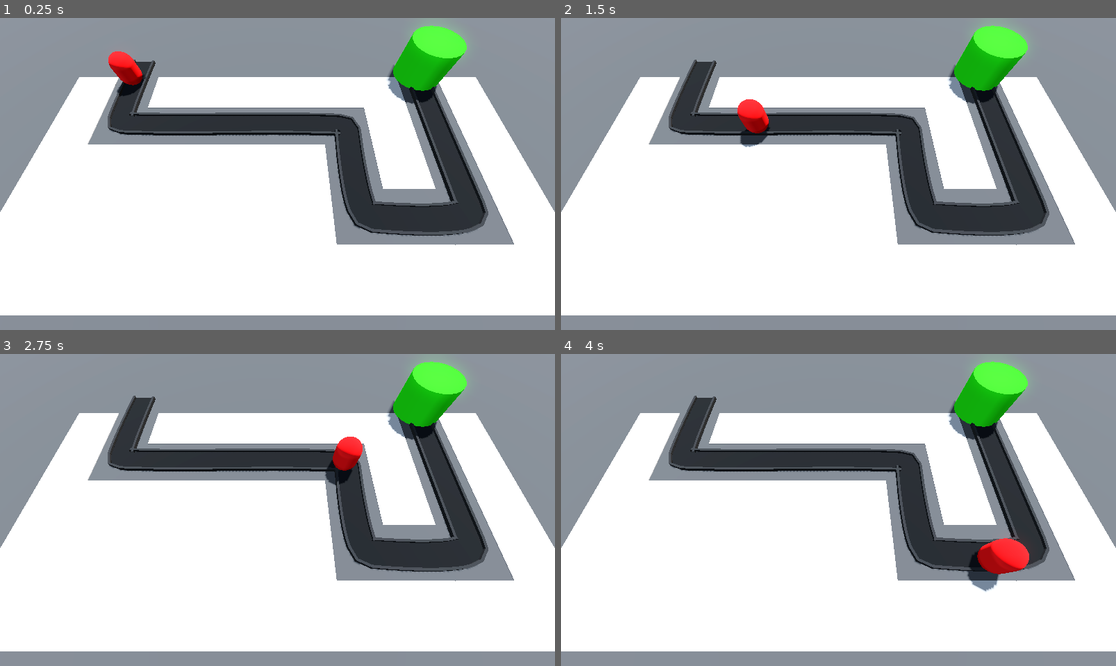
Above: before the commit, frames 1-4 (two rows, left to right).
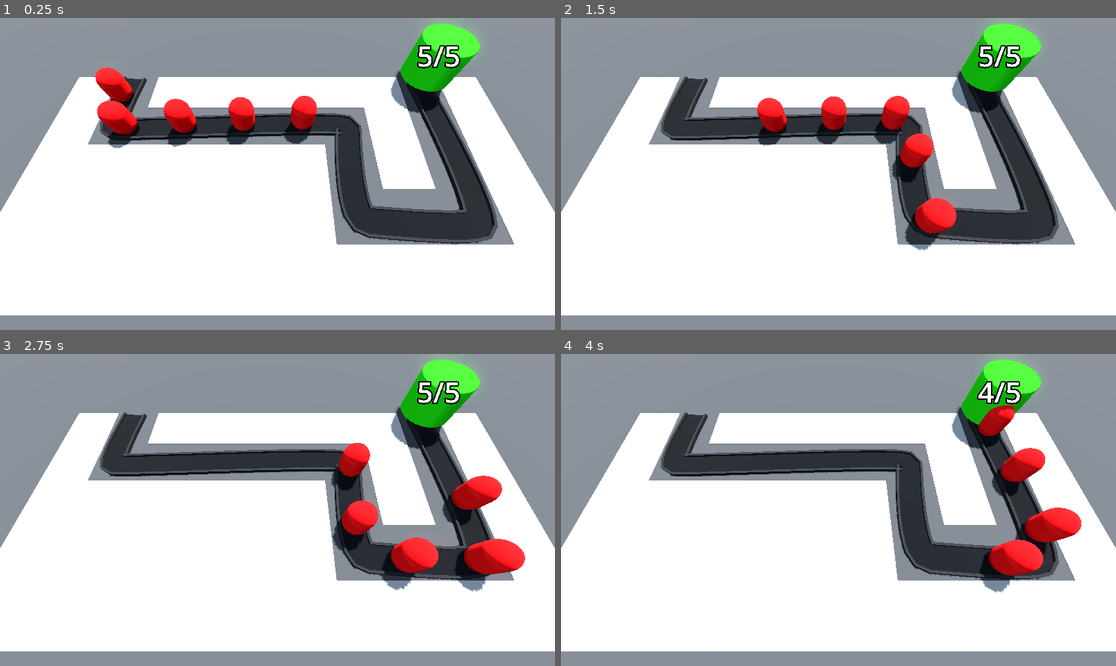
Above: after the commit, the same moments.

Repository: Z-Graham/Barbarian-Blaster
Game: Godot game, scene res://level/base_level.tscn
Same seed, same stepped clock (60 frames per second), same inputs: the game is played once before the commit and once after it.
Inputs:
- Up to frame 1 (0.25 s): no input
- Up to frame 2 (1.5 s): no input
- Up to frame 3 (2.75 s): no input
- Up to frame 4 (4 s): no input

The runs differ from the first frame. In frame 1, 9.6% of the frame differs, in the area x 17-90%, y 1-73%; in frame 2, 10%; in frame 3, 10%, in the area x 17-95%, y 1-77%; in frame 4, 9.0%.

Commit message:
multiple enemies

Diff:
--- a/Base/base.gd
+++ b/Base/base.gd
@@ -1,5 +1,16 @@
 extends Node3D
 class_name Base
 
+@onready var health_label: Label3D = $Label3D
+@export var max_health:=5
+var health: int:
+	set(num):
+		health=num
+		health_label.text=str(health)+"/"+ str(max_health)
+		if num==0:
+			get_tree().reload_current_scene()
+func _ready() -> void:
+	health=max_health
 func take_damage():
 	print("Damage taken")
+	health-=1
--- a/Base/base.tscn
+++ b/Base/base.tscn
@@ -9,8 +9,15 @@
 script = ExtResource("1_u1x2a")
 
 [node name="CSGCylinder3D" type="CSGCylinder3D" parent="."]
-transform = Transform3D(1, 0, 0, 0, 1, 0, 0, 0, 1, -0.24944973, 1.7679, 0.9390812)
 radius = 2.2226563
 height = 3.3309326
 sides = 25
 material = SubResource("StandardMaterial3D_ode36")
+
+[node name="Label3D" type="Label3D" parent="."]
+transform = Transform3D(1, 0, 0, 0, 1, 0, 0, 0, 1, 0, 0.28671527, 0)
+billboard = 1
+no_depth_test = true
+text = "5"
+font_size = 500
+outline_size = 100
--- a/level/base_level.tscn
+++ b/level/base_level.tscn
@@ -20,9 +20,9 @@
 [sub_resource type="StandardMaterial3D" id="StandardMaterial3D_ep3f0"]
 albedo_color = Color(0.26666668, 0.26666668, 0.26666668, 1)
 
-[sub_resource type="Curve3D" id="Curve3D_wttys"]
+[sub_resource type="Curve3D" id="Curve3D_ospef"]
 _data = {
-"points": PackedVector3Array(0, 0, 0, 0, 0, 0, 0.07750893, 0, 0.13248158, -0.35107994, 0, -0.55463123, 0.35107994, 0, 0.55463123, 0.17772293, 0, 8.069507, 0.0728569, 0, -0.68036556, -0.0728569, 0, 0.68036556, 20.147732, 0, 8.579846, -0.87807465, 0, -0.05945587, 0.87807465, 0, 0.05945587, 20.476763, 0, 16.472904, -0.03711319, 0, 1.3583508, 0.03711319, 0, -1.3583508, 27.965664, 0, 15.811258, 0, 0, 0, 0, 0, 0, 28.003407, 0, 1.4910393),
+"points": PackedVector3Array(0, 0, 0, 0, 0, 0, -14.186174, 0, -7.7041078, -0.5801525, 0, -0.31755185, 0.5801525, 0, 0.31755185, -14.186174, 0, -1.5863289, 0.19549942, 0, -0.84435475, -0.19549942, 0, 0.84435475, 6.2064247, 0, -1.7562672, -1.2588139, 0, -0.08325863, 1.2588139, 0, 0.08325863, 6.263073, 0, 6.457421, -1.3907757, 0, 0.38547707, 1.3907757, 0, -0.38547707, 13.910297, 0, 6.6840024, 0, 0, 0, 0, 0, 0, 13.797001, 0, -7.0243545),
 "tilts": PackedFloat32Array(0, 0, 0, 0, 0, 0)
 }
 point_count = 6
@@ -66,11 +66,9 @@
 transform = Transform3D(1, 0, 0, 0, 0.42261824, 0.9063078, 0, -0.9063078, 0.42261824, 0, 14.5, 9.5)
 
 [node name="Path3D" type="Path3D" parent="."]
-transform = Transform3D(1, 0, 0, 0, 1, 0, 0, 0, 1, -14.0761595, 0, -9.962751)
-curve = SubResource("Curve3D_wttys")
+curve = SubResource("Curve3D_ospef")
 
 [node name="Road" type="CSGPolygon3D" parent="Path3D"]
-transform = Transform3D(1, 0, 0, 0, 1, 0, 0, 0, 1, 14.1103735, 0, 9.568349)
 polygon = PackedVector2Array(-1, 0, -1, 0.1, 1, 0.1, 1, 0)
 mode = 2
 path_node = NodePath("..")
@@ -86,7 +84,6 @@
 material = SubResource("StandardMaterial3D_ospef")
 
 [node name="LeftEdge" type="CSGPolygon3D" parent="Path3D"]
-transform = Transform3D(1, 0, 0, 0, 1, 0, 0, 0, 1, 14.1103735, 0, 9.568349)
 material_override = SubResource("StandardMaterial3D_wttys")
 polygon = PackedVector2Array(-1.1, 0, -1.1, 0.3, -0.9, 0.3, -0.9, 0)
 mode = 2
@@ -103,7 +100,6 @@
 material = SubResource("StandardMaterial3D_ikowy")
 
 [node name="RightEdge" type="CSGPolygon3D" parent="Path3D"]
-transform = Transform3D(1, 0, 0, 0, 1, 0, 0, 0, 1, 14.1103735, 0, 9.568349)
 material_override = SubResource("StandardMaterial3D_wttys")
 polygon = PackedVector2Array(1.1, 0, 1.1, 0.3, 0.9, 0.3, 0.9, 0)
 mode = 2
@@ -120,8 +116,28 @@
 material = SubResource("StandardMaterial3D_jg2hv")
 
 [node name="enemy" parent="Path3D" instance=ExtResource("2_ep3f0")]
-transform = Transform3D(-0.999312, 0, 0.03395834, 0, 0.99997175, 0, -0.03395829, 0, -0.99931335, 0.07750893, 0, 0.13248158)
+transform = Transform3D(-0.9949194, 0, 0.09951445, 0, 0.99997133, 0, -0.099514216, 0, -0.9949217, -14.186174, 0, -7.7041078)
+speed = 10
+
+[node name="enemy2" parent="Path3D" instance=ExtResource("2_ep3f0")]
+transform = Transform3D(-0.9989739, 0, -0.042650122, 0, 0.9999711, 0, 0.042650122, 0, -0.9989739, -14.432553, 0, -2.712838)
+progress = 5.0
+speed = 10
+
+[node name="enemy3" parent="Path3D" instance=ExtResource("2_ep3f0")]
+transform = Transform3D(0.035560217, 0, -0.99924344, 0, 0.9999714, 0, 0.99924344, 0, 0.035560217, -10.366794, 0, -1.6102664)
+progress = 10.0
+speed = 10
+
+[node name="enemy4" parent="Path3D" instance=ExtResource("2_ep3f0")]
+transform = Transform3D(0.03916616, 0, -0.9991119, 0, 0.9999714, 0, 0.99911106, 0, 0.039166193, -5.3704963, 0, -1.8048315)
+progress = 15.0
+speed = 10
+
+[node name="enemy5" parent="Path3D" instance=ExtResource("2_ep3f0")]
+transform = Transform3D(0.028186059, 0, -0.99948215, 0, 0.9999714, 0, 0.99948215, 0, 0.028186059, -0.3735208, 0, -1.9797715)
+progress = 20.0
 speed = 10
 
 [node name="Base" parent="." instance=ExtResource("3_ospef")]
-transform = Transform3D(1, 0, 0, 0, 1, 0, 0, 0, 1, 14.217003, 0, -9.247278)
+transform = Transform3D(1, 0, 0, 0, 1, 0, 0, 0, 1, 14.217003, 2.3711615, -7.5347147)
